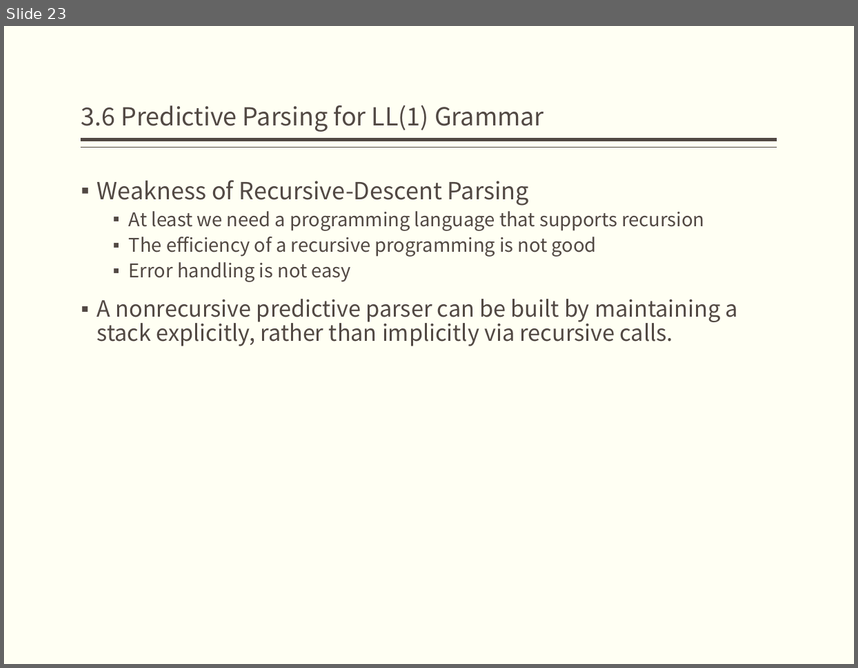
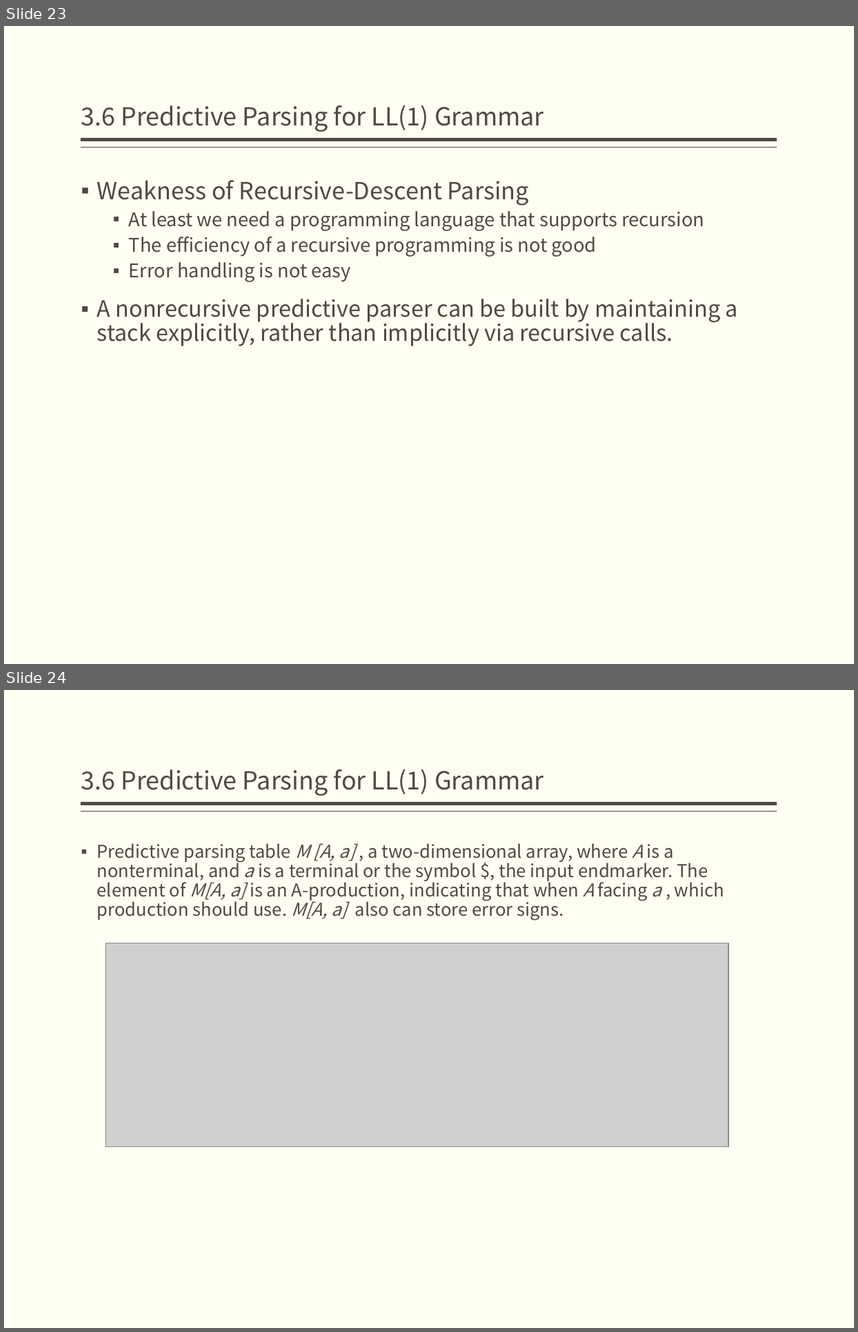
Before and after one commit to bonkboykz/jz81.github.io, a slide deck: course/compiler/LectureNotes/(Spring2017)Lecture4.pptx. Shown one above the other, each under a label of ours: slide 23 before the commit, slides 23 and 24 after it. The pictures are 858x668 and 858x1332 pixels, drawn with LibreOffice and Linux fonts; fonts in the diff are those of the drawing; grey boxes stand for pictures. Boxes give left, top, right and bottom in pixels: in the first picture for what was removed or moved away, otherwise in the second. Text is boxed around its words. In the diff, an @@ line names an element or a change of style, - is before the commit and + after.

```diff
--- a/course/compiler/LectureNotes/(Spring2017)Lecture4.pptx
+++ b/course/compiler/LectureNotes/(Spring2017)Lecture4.pptx
@@ slide 24 added at <box>4,690,854,1328</box>, background #FFFFF3; not listed: 2 template elements that a slide beside it also shows @@
@@ title added at <box>81,769,544,796</box>, 21 pt, text #514843 @@
+3.6 Predictive Parsing for LL(1) Grammar
@@ text added at <box>97,843,724,920</box>, 15 pt, text #514843 @@
+▪ Predictive parsing table M [A, a] , a two-dimensional array, where A is a nonterminal, and a is a terminal or the symbol $, the input endmarker. The element of M[A, a] is an A-production, indicating that when A facing a , which production should use. M[A, a] also can store error signs.
@@ picture added at <box>105,943,728,1147</box> @@
```
Also in this commit, not shown: 4 other slides added.
